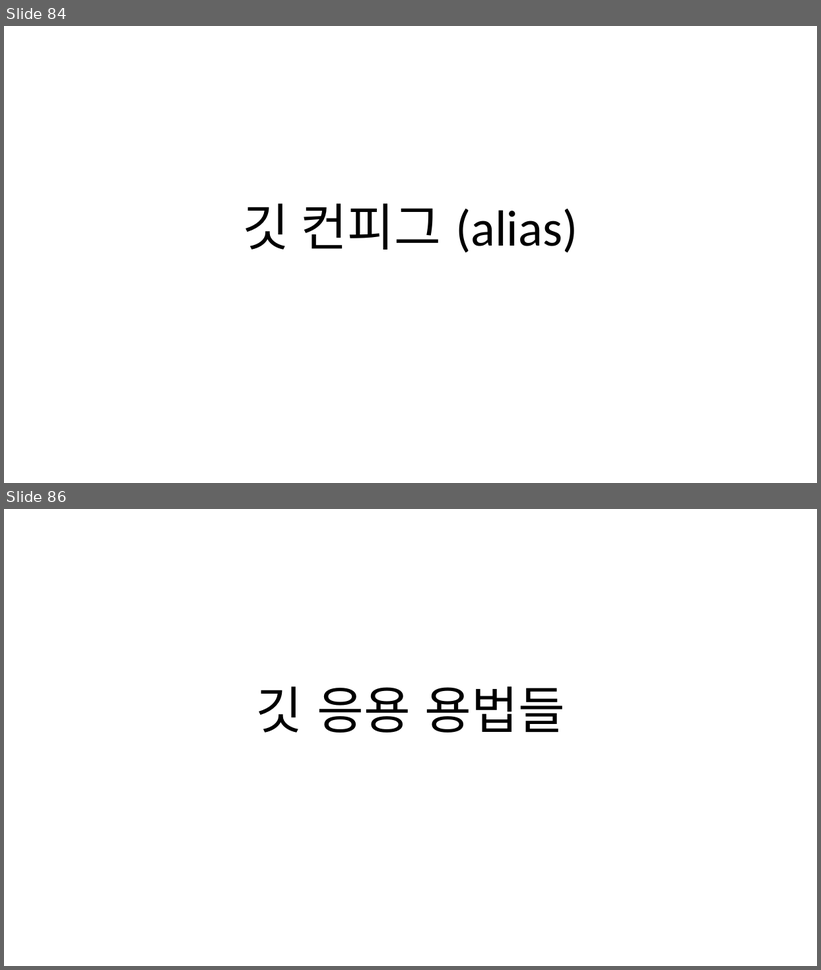
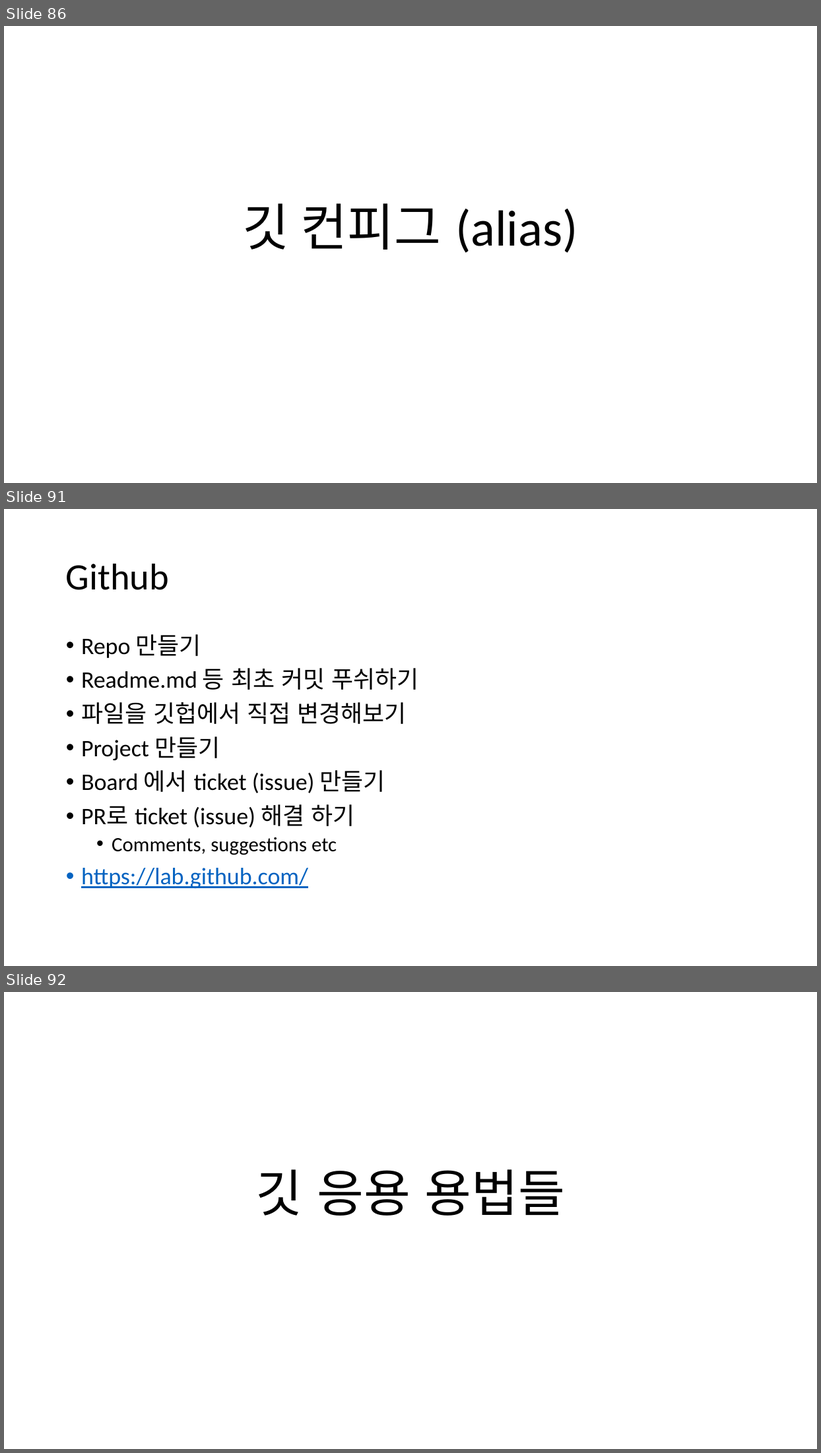
Before and after one commit to wontheone1/learning-git-ppt, a slide deck: learning_git.pptx. Shown one above the other, each under a label of ours: slides 84 and 86 before the commit, slides 86, 91 and 92 after it; the slides between them are not shown. The pictures are 821x970 and 821x1453 pixels, drawn with LibreOffice and Linux fonts; fonts in the diff are those of the drawing. Boxes give left, top, right and bottom in pixels: in the first picture for what was removed or moved away, otherwise in the second. Text is boxed around its words. In the diff, an @@ line names an element or a change of style, - is before the commit and + after.

```diff
--- a/learning_git.pptx
+++ b/learning_git.pptx
@@ slide 91 added at <box>4,509,817,966</box>, background #FFFFFF @@
@@ title added at <box>66,563,169,590</box>, 44 pt, text #000000 @@
+Github
@@ text added at <box>81,634,418,889</box>, 28 pt, text #000000 @@
+• Repo 만들기
+• Readme.md 등 최초 커밋 푸쉬하기
+• 파일을 깃헙에서 직접 변경해보기
+• Project 만들기
+• Board 에서 ticket (issue) 만들기
+• PR로 ticket (issue) 해결 하기
+  • Comments, suggestions etc
+• https://lab.github.com/
@@ what was slide 84 is now slide 86 @@
@@ what was slide 86 is now slide 92 @@
```
Also in this commit, not shown: 4 slides changed, 12 other slides added, 12 slides removed.
